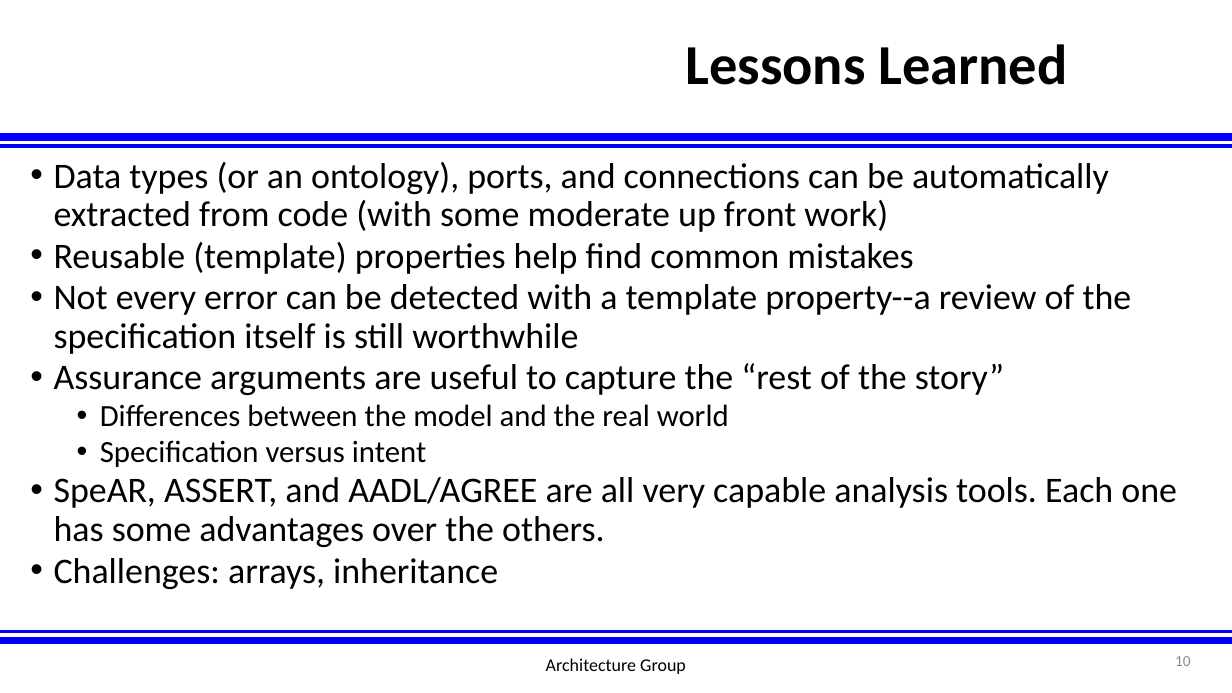
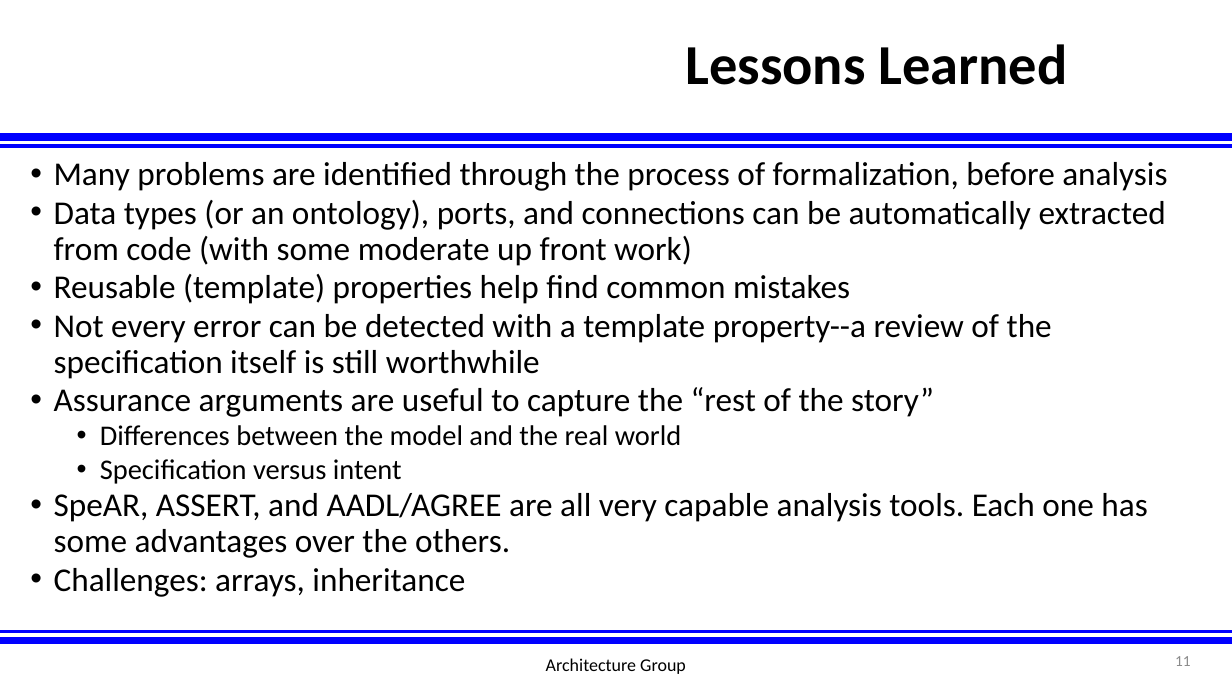
Before and after one commit to afrl-rq/OpenUxAS-SoI, a slide deck: slide 11 of presentations/S5_SoI_Architecture_Group.pptx (slide 10 before the commit). Drawn at 1232x693 pixels with LibreOffice and Linux fonts; fonts in the diff are those of the drawing; background and template pictures are left out. Boxes give left, top, right and bottom in pixels: in the first picture for what was removed or moved away, otherwise in the second. Text is boxed around its words. In the diff, an @@ line names an element or a change of style, - is before the commit and + after.

```diff
--- a/presentations/S5_SoI_Architecture_Group.pptx
+++ b/presentations/S5_SoI_Architecture_Group.pptx
@@ text at (54,162,1167,191): paragraph added @@
+• Many problems are identified through the process of formalization, before analysis
@@ text at (54,200,1166,597): size 28 to 25.9 pt in "Data types (or an ontology), ports, and ...", "Reusable (template) properties help find common mistakes", "Not every error can be detected with ...", "Assurance arguments are useful to capture the ..." and 2 more places; size 24 to 22.2 pt in "Differences between the model and the real ...", "Specification versus intent" @@
@@ page number at (1175,656,1191,666): text changed @@
-10
+11
```
Also in this commit, not shown: 2 other slides changed, 2 slides added, 1 slide removed.
